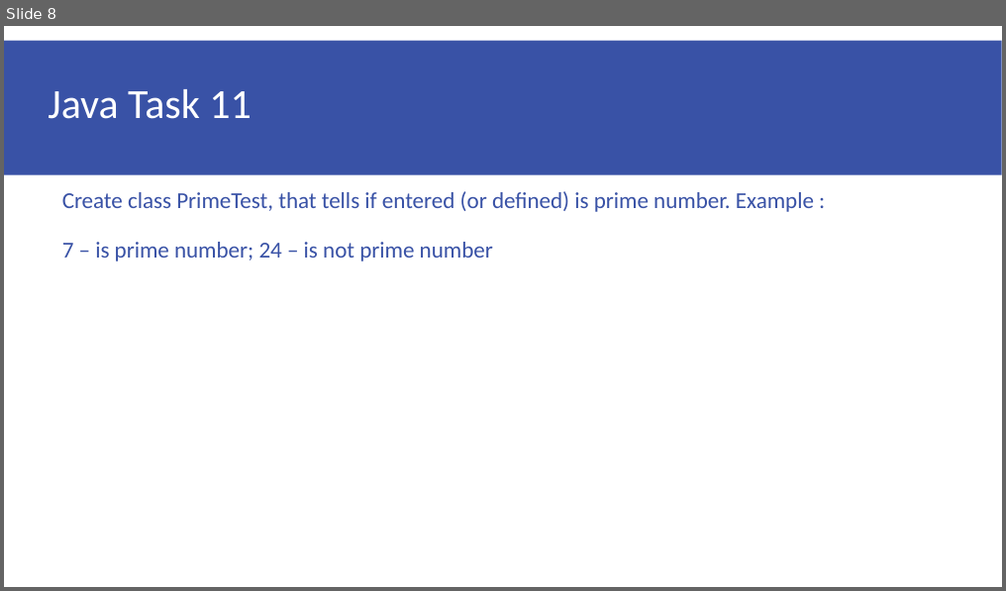
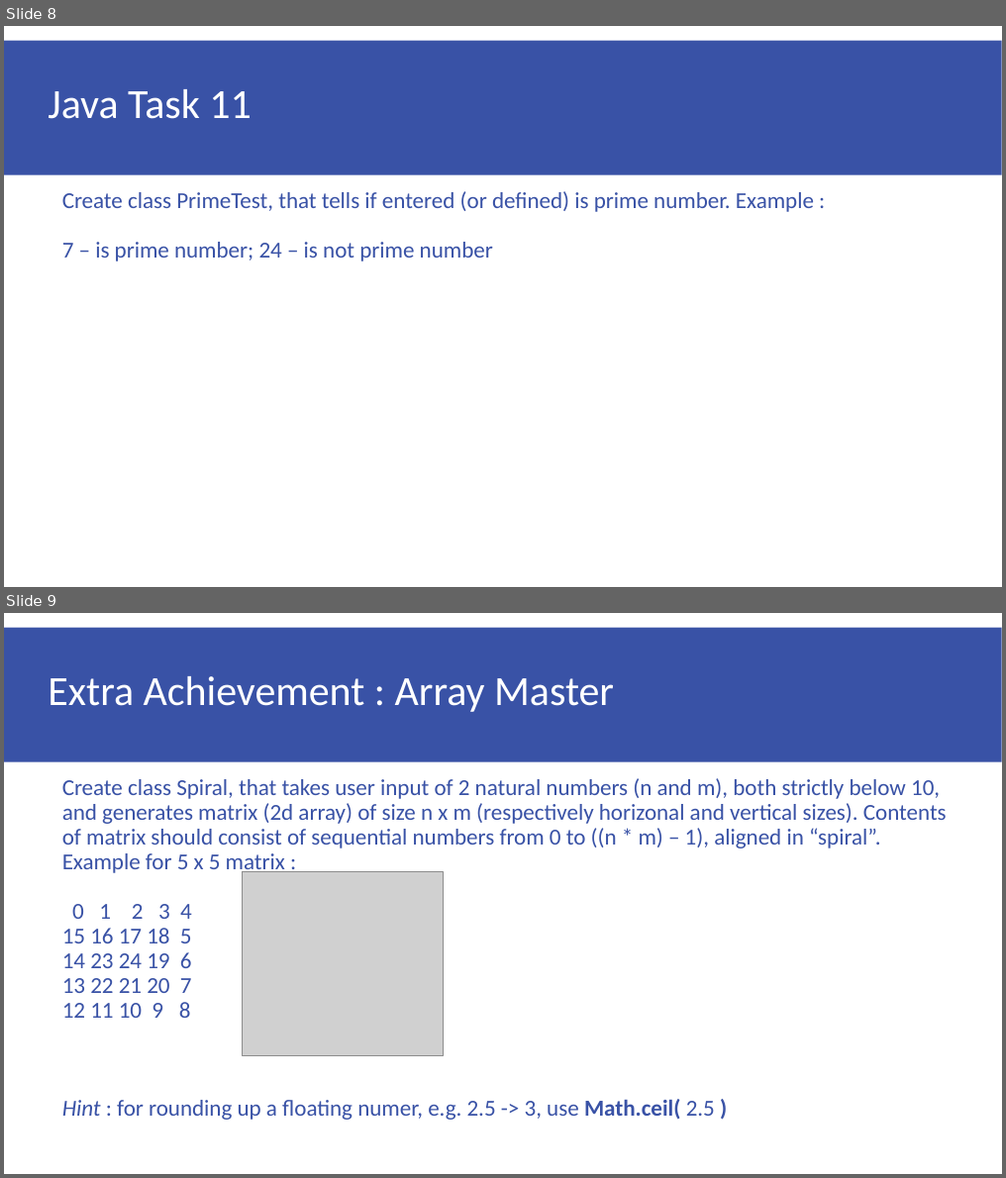
Before and after one commit to rcsyg/rcs-preboot, a slide deck: Java Homework 02 (eng).pptx. Shown one above the other, each under a label of ours: slide 8 before the commit, slides 8 and 9 after it. The pictures are 1006x591 and 1006x1178 pixels, drawn with LibreOffice and Linux fonts; fonts in the diff are those of the drawing; grey boxes stand for pictures. Boxes give left, top, right and bottom in pixels: in the first picture for what was removed or moved away, otherwise in the second. Text is boxed around its words. In the diff, an @@ line names an element or a change of style, - is before the commit and + after.

```diff
--- a/Java Homework 02 (eng).pptx
+++ b/Java Homework 02 (eng).pptx
@@ slide 9 added at <box>4,613,1002,1174</box>, background #FFFFFF; not listed: 1 template element that a slide beside it also shows @@
@@ title added at <box>48,676,614,712</box>, 30 pt, text #FFFFFF @@
+Extra Achievement : Array Master
@@ text added at <box>62,778,946,1120</box>, 16.5 pt, text #3952A6 @@
+Create class Spiral, that takes user input of 2 natural numbers (n and m), both strictly below 10, and generates matrix (2d array) of size n x m (respectively horizonal and vertical sizes). Contents of matrix should consist of sequential numbers from 0 to ((n * m) – 1), aligned in “spiral”. Example for 5 x 5 matrix :
+0 1 2 3 4
+15 16 17 18 5
+14 23 24 19 6
+13 22 21 20 7
+12 11 10 9 8
+Hint : for rounding up a floating numer, e.g. 2.5 -> 3, use Math.ceil( 2.5 )
@@ picture added at <box>243,872,445,1057</box> @@
```
Also in this commit, not shown: 4 slides changed.
